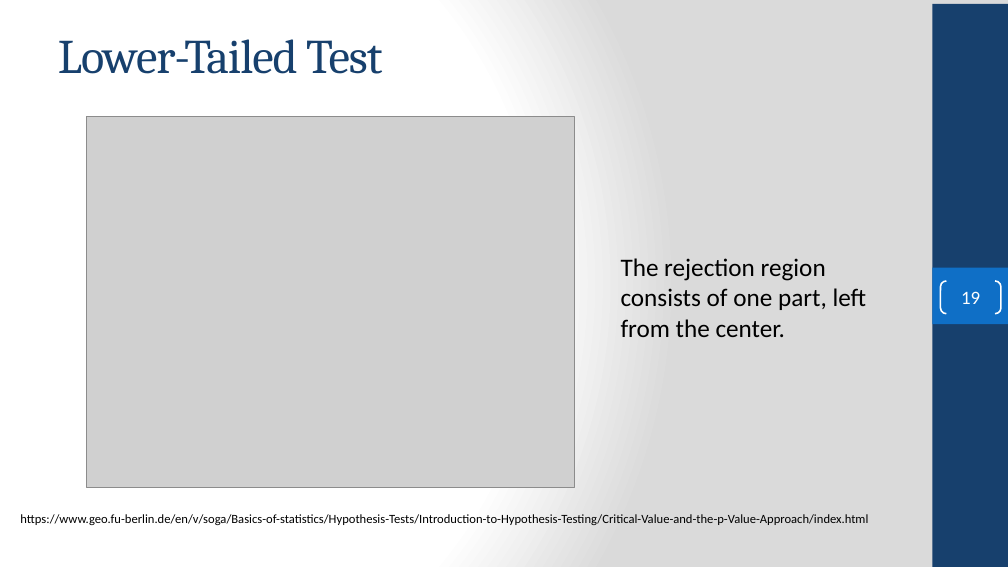
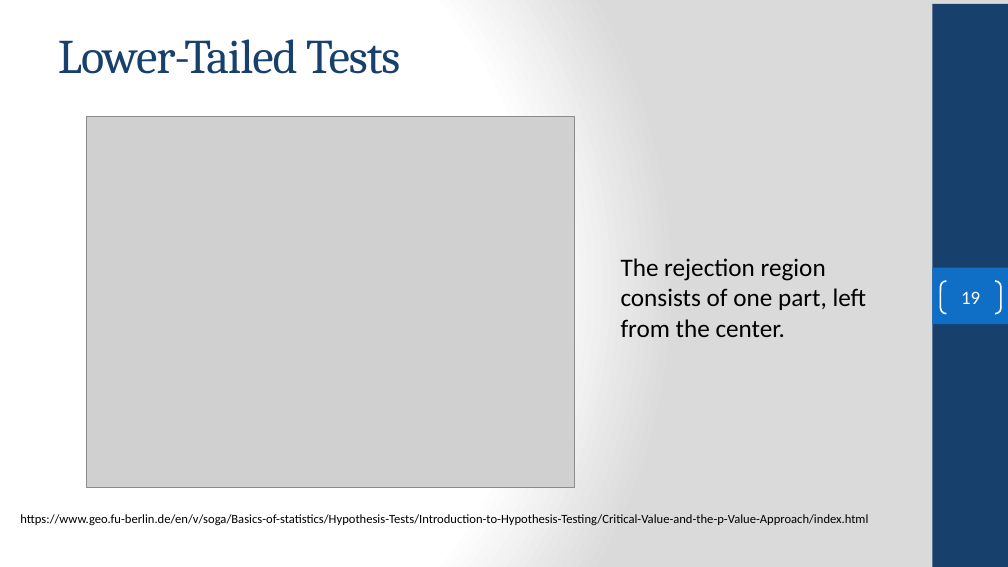
Before and after one commit to FSCJ-COP2073C/cop2073c-FullContent, a slide deck: slide 19 of slides/COP2073C-Module8.pptx. Drawn at 1008x567 pixels with LibreOffice and Linux fonts; fonts in the diff are those of the drawing; grey boxes stand for pictures; background and template pictures are left out. Boxes give left, top, right and bottom in pixels: in the first picture for what was removed or moved away, otherwise in the second. Text is boxed around its words. In the diff, an @@ line names an element or a change of style, - is before the commit and + after.

Commit message:
added test statistic content

```diff
--- a/slides/COP2073C-Module8.pptx
+++ b/slides/COP2073C-Module8.pptx
@@ title at (58, 39, 400, 74): text changed @@
-Lower-Tailed Test
+Lower-Tailed Tests
```
Also in this commit, not shown: 3 other slides changed, 4 other files.
